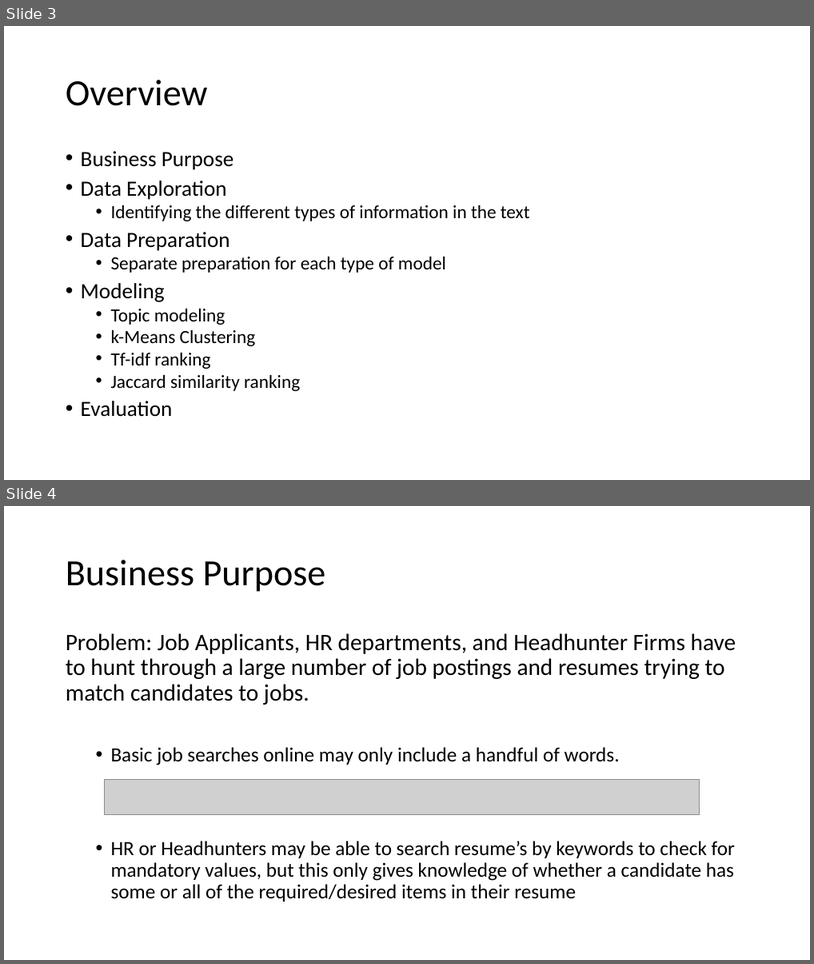
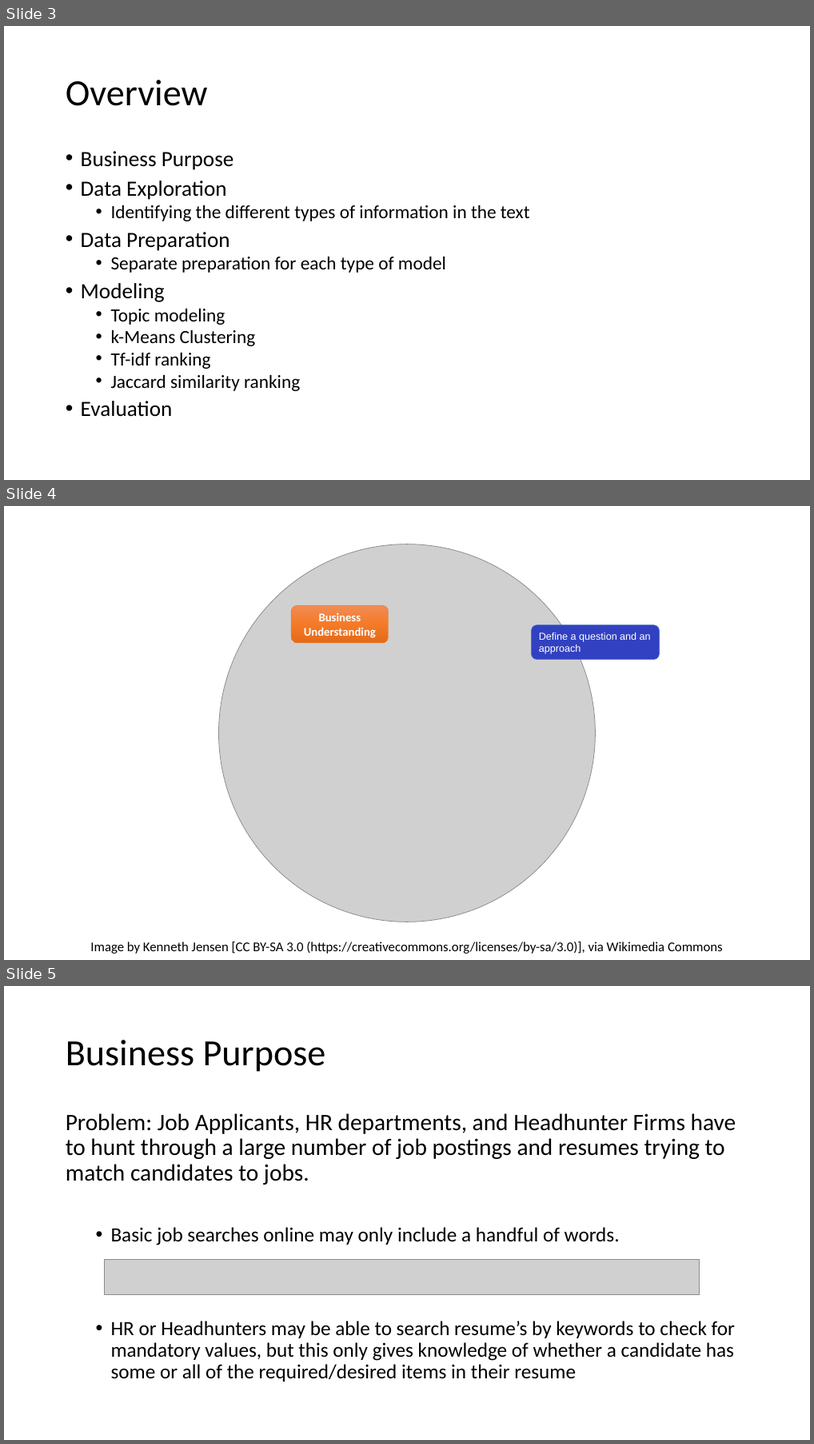
Before and after one commit to adam-sampson/Job_Desc_Text_Analytics, a slide deck: Jobs Analysis.pptx. Shown one above the other, each under a label of ours: slides 3 and 4 before the commit, slides 3, 4 and 5 after it. The pictures are 814x964 and 814x1444 pixels, drawn with LibreOffice and Linux fonts; fonts in the diff are those of the drawing; grey boxes stand for pictures. Boxes give left, top, right and bottom in pixels: in the first picture for what was removed or moved away, otherwise in the second. Text is boxed around its words. In the diff, an @@ line names an element or a change of style, - is before the commit and + after.

```diff
--- a/Jobs Analysis.pptx
+++ b/Jobs Analysis.pptx
@@ slide 4 added at bbox=[4, 506, 810, 960], background #FFFFFF @@
@@ picture added at bbox=[218, 544, 596, 922] @@
@@ rounded rectangle added at bbox=[291, 605, 389, 643], fill gradient #F18C57 to #F67B28 to #E56C19, outline #ED7D31 0.5 pt, 14 pt, text #FFFFFF, bold @@
+Business Understanding
@@ rounded rectangle added at bbox=[531, 625, 660, 660], fill #3241C1, outline #4472C4 0.5 pt, 12 pt, text #FFFFFF @@
+Define a question and an approach
@@ text added at bbox=[90, 941, 723, 953], 16 pt, text #000000 @@
+Image by Kenneth Jensen [CC BY-SA 3.0 (https://creativecommons.org/licenses/by-sa/3.0)], via Wikimedia Commons
@@ what was slide 4 is now slide 5 @@
```
Also in this commit, not shown: 3 slides changed, 1 other slide added, 2 slides removed.
